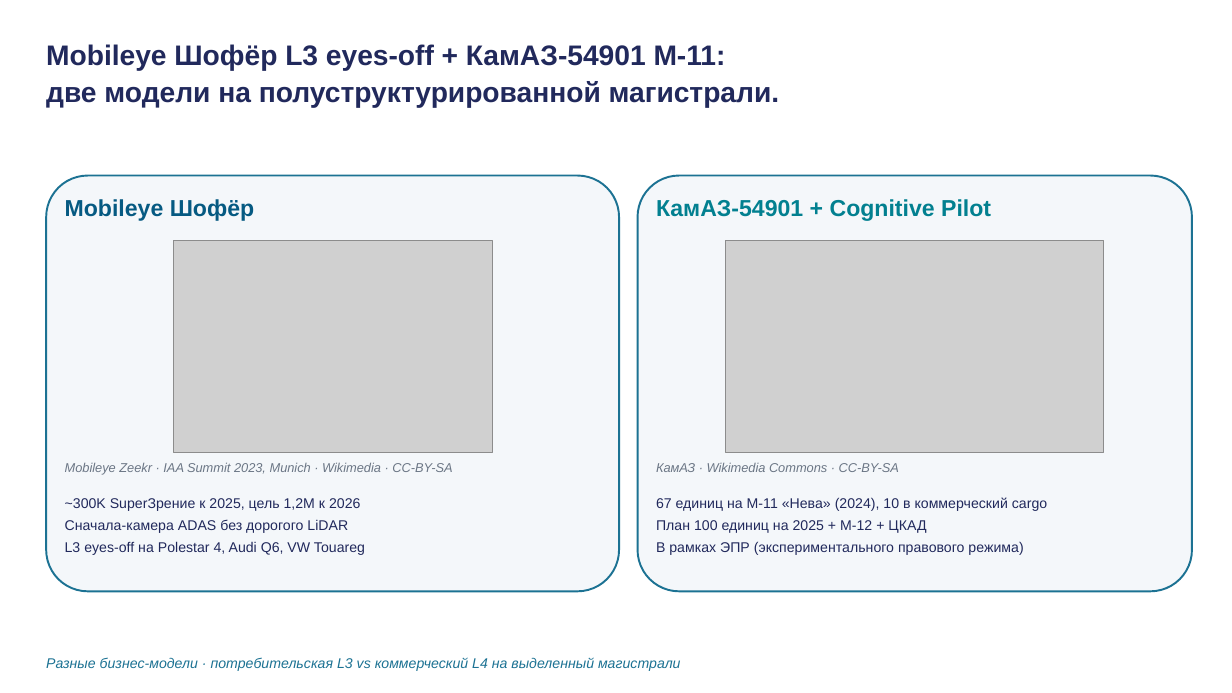
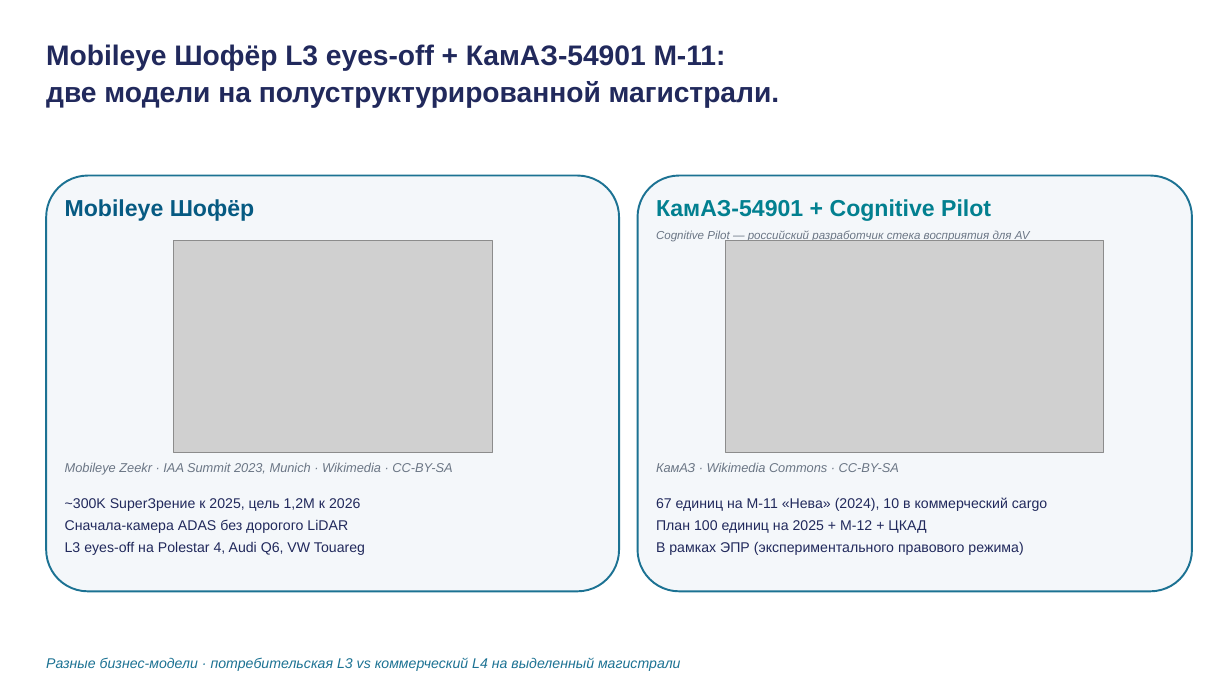
Before and after one commit to tellina-study/AI-usage-lessons, a slide deck: slide 15 of library/lectures/lec-13/rendered/lec-13.pptx. Drawn at 1232x693 pixels with LibreOffice and Linux fonts; fonts in the diff are those of the drawing; grey boxes stand for pictures. Boxes give left, top, right and bottom in pixels: in the first picture for what was removed or moved away, otherwise in the second. Text is boxed around its words. In the diff, an @@ line names an element or a change of style, - is before the commit and + after.

```diff
--- a/library/lectures/lec-13/rendered/lec-13.pptx
+++ b/library/lectures/lec-13/rendered/lec-13.pptx
@@ text added at (x1=656, y1=231, x2=1030, y2=243), 9 pt, text #6B7685, italic @@
+Cognitive Pilot — российский разработчик стека восприятия для AV
```
Also in this commit, not shown: 8 other slides changed, 3 other files.
